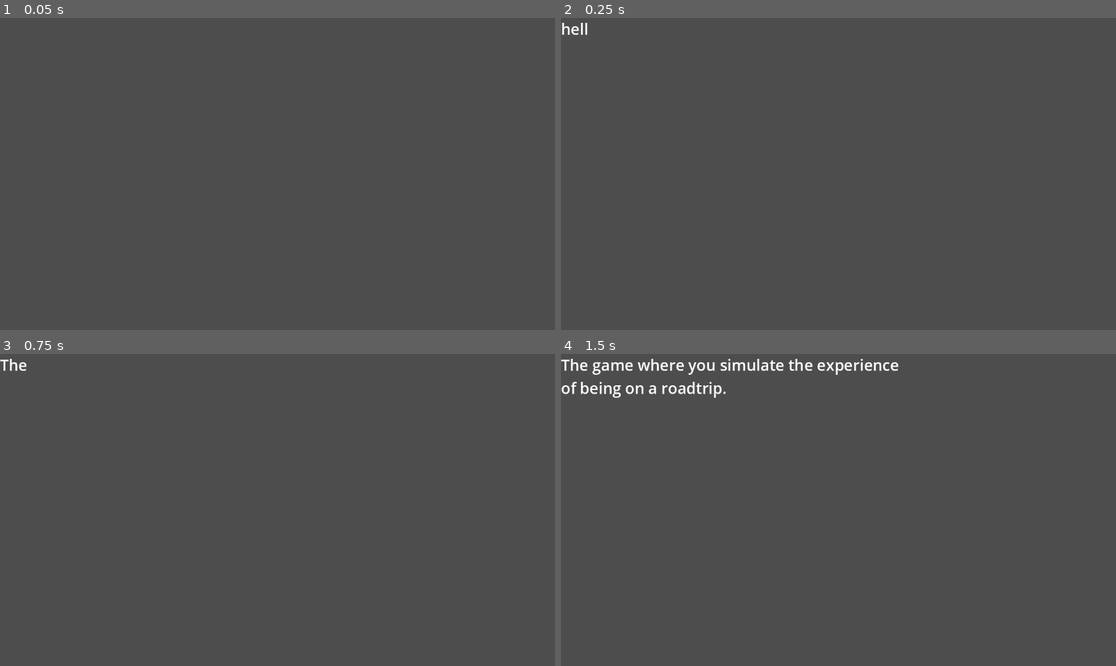
Above: before the commit, frames 1-4 (two rows, left to right).
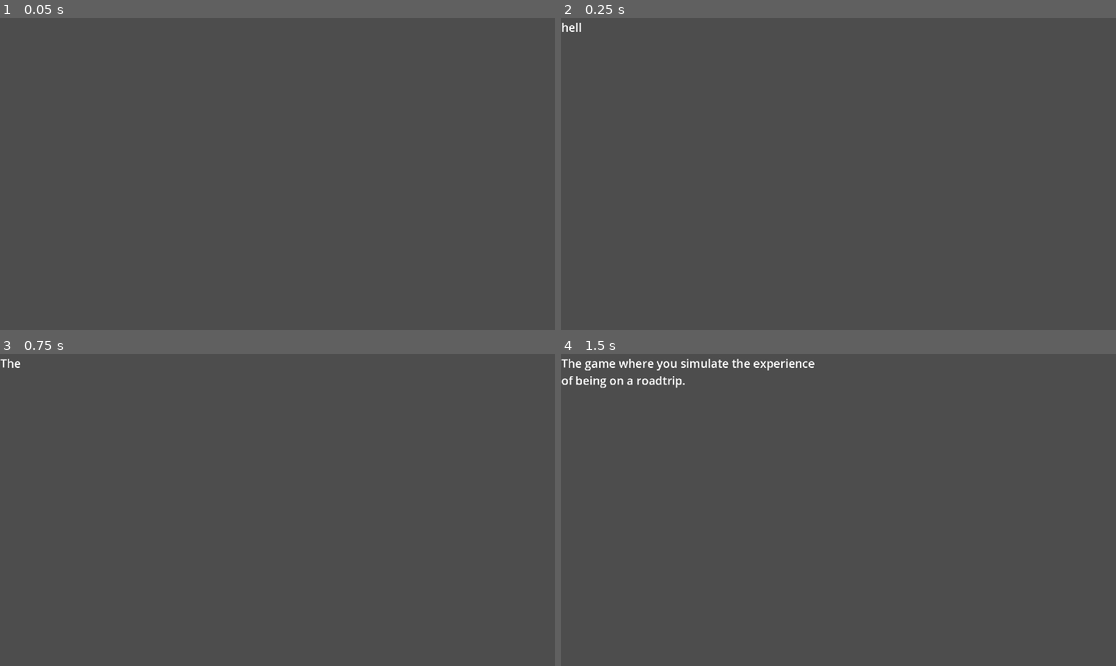
Above: after the commit, the same moments.

Repository: NoelKTheBest/inter-state
Game: Godot game, scene res://main_game.tscn
The game is run twice, just before and just after one commit, with the same random seed, the same clock (stepped at 60 frames per second) and the same inputs. The engine's default icon, where the game draws it, is replaced by a stand-in: a white triangle on a blue panel in a dark square.
Inputs:
- Up to frame 1 (0.05 s): no input
- Up to frame 2 (0.25 s): no input
- Up to frame 3 (0.75 s): tap Enter (select) at 0.5, 0.6 s; hold Right (ui_right) from 0.53 s (still down)
- Up to frame 4 (1.5 s): release Right (ui_right) at 1.28 s; hold Down (ui_down) from 1.28 s (still down); tap Enter (select) at 1.35 s

Frame 1 is identical in both runs. In frame 2, 0.1% of the frame differs, in the area x 0-5%, y 1-6%; in frame 3, less than 0.1%; in frame 4, 1.9%, in the area x 0-61%, y 1-15%.

Commit message:
Asset and Typewriter Effect Setup
Add in my assets setup typewriter effect for transition scene

Diff:
--- a/interstate/main_game.tscn
+++ b/interstate/main_game.tscn
@@ -1,8 +1,7 @@
-[gd_scene load_steps=7 format=3 uid="uid://c72633rkn032q"]
+[gd_scene load_steps=6 format=3 uid="uid://c72633rkn032q"]
 
 [ext_resource type="Script" path="res://scripts/game.gd" id="1_3wqfo"]
-[ext_resource type="Texture2D" uid="uid://bbx4dceod1uik" path="res://icon.svg" id="2_ks3o1"]
-[ext_resource type="Script" path="res://scripts/actionmenu.gd" id="3_pq0sj"]
+[ext_resource type="Script" path="res://scripts/destination.gd" id="3_pq0sj"]
 
 [sub_resource type="Animation" id="Animation_mqd7i"]
 length = 0.001
@@ -17,6 +16,18 @@
 "transitions": PackedFloat32Array(1),
 "update": 0,
 "values": [0.0]
+}
+tracks/1/type = "value"
+tracks/1/imported = false
+tracks/1/enabled = true
+tracks/1/path = NodePath("DestinationList:visible_ratio")
+tracks/1/interp = 1
+tracks/1/loop_wrap = true
+tracks/1/keys = {
+"times": PackedFloat32Array(0),
+"transitions": PackedFloat32Array(1),
+"update": 0,
+"values": [1.0]
 }
 
 [sub_resource type="Animation" id="Animation_yw4ou"]
@@ -59,31 +70,7 @@
 one_shot = true
 autostart = true
 
-[node name="DestinationList" type="ItemList" parent="TextScreen"]
-visible = false
-offset_left = 67.0
-offset_top = 89.0
-offset_right = 352.0
-offset_bottom = 165.0
-item_count = 1
-icon_scale = 0.5
-item_0/text = "Cooltopia"
-item_0/icon = ExtResource("2_ks3o1")
-
-[node name="ItemList" type="ItemList" parent="TextScreen"]
-visible = false
-offset_left = 53.0
-offset_top = 86.0
-offset_right = 298.0
-offset_bottom = 205.0
-item_count = 2
-icon_scale = 0.4
-item_0/text = "Sheen"
-item_0/icon = ExtResource("2_ks3o1")
-item_1/text = "Henray"
-item_1/icon = ExtResource("2_ks3o1")
-
-[node name="CharacterActionMenu" type="Label" parent="TextScreen" node_paths=PackedStringArray("actionlist")]
+[node name="DestinationList" type="Label" parent="TextScreen" node_paths=PackedStringArray("actionlist")]
 visible = false
 offset_left = 1.0
 offset_top = 1.0
@@ -110,20 +97,6 @@
 script = ExtResource("3_pq0sj")
 actionlist = NodePath("../ActionList")
 
-[node name="Label1" type="Label" parent="TextScreen/CharacterActionMenu"]
-layout_mode = 0
-offset_left = 148.0
-offset_top = 523.0
-offset_right = 188.0
-offset_bottom = 546.0
-
-[node name="Label2" type="Label" parent="TextScreen/CharacterActionMenu"]
-layout_mode = 0
-offset_left = 148.0
-offset_top = 560.0
-offset_right = 188.0
-offset_bottom = 583.0
-
 [node name="AnimationPlayer" type="AnimationPlayer" parent="TextScreen"]
 libraries = {
 "": SubResource("AnimationLibrary_gjytf")
@@ -141,8 +114,18 @@
 item_1/text = "Sleep     "
 item_2/text = "Explore"
 
+[node name="TimeLeftLabel" type="Label" parent="TextScreen"]
+offset_left = 1037.0
+offset_top = 543.0
+offset_right = 1125.0
+offset_bottom = 588.0
+theme_override_font_sizes/font_size = 50
+
+[node name="Camera2D" type="Camera2D" parent="."]
+position = Vector2(767, 429)
+zoom = Vector2(0.75, 0.75)
+
 [connection signal="timeout" from="TextScreen/Timer" to="." method="_on_timer_timeout"]
-[connection signal="item_activated" from="TextScreen/DestinationList" to="." method="_on_destination_list_item_activated"]
-[connection signal="selection_made" from="TextScreen/CharacterActionMenu" to="." method="_on_character_action_menu_selection_made"]
-[connection signal="visibility_changed" from="TextScreen/CharacterActionMenu" to="TextScreen/CharacterActionMenu" method="_on_visibility_changed"]
-[connection signal="item_activated" from="TextScreen/ActionList" to="TextScreen/CharacterActionMenu" method="_on_item_list_2_item_activated"]
+[connection signal="transition" from="TextScreen/DestinationList" to="." method="_on_destination_list_transition"]
+[connection signal="visibility_changed" from="TextScreen/DestinationList" to="TextScreen/DestinationList" method="_on_visibility_changed"]
+[connection signal="item_activated" from="TextScreen/ActionList" to="TextScreen/DestinationList" method="_on_item_list_2_item_activated"]
--- a/interstate/scripts/actionmenu.gd
+++ /dev/null
@@ -1,120 +0,0 @@
-extends Label
-
-@export var actionlist: Node
-
-signal selection_made(option)
-
-var tm
-var ts
-var tmot
-var char1
-var char2
-var gas
-
-var format = []
-var file
-
-var first_selection
-var second_selection
-var current_selection
-var selection_count: int = 0
-var fi: int = 0
-var char1_selection
-var char2_selection
-
-# Called when the node enters the scene tree for the first time.
-func _ready() -> void:
-	file = FileAccess.open("res://Dialog/DialogMenus/characteractionmenu.txt", FileAccess.READ)
-	text = file.get_as_text()
-	fi = 0
-
-
-# Called every frame. 'delta' is the elapsed time since the previous frame.
-func _process(delta: float) -> void:
-	if Input.is_action_just_pressed("ui_up"):
-		# decrement index
-		fi -= 1
-	elif Input.is_action_just_pressed("ui_down"):
-		# increment index
-		fi += 1
-
-	fi = clamp(fi, 0, 1)
-
-	if visible:
-		if fi == 0:
-			format[first_selection] = '<'
-			format[second_selection] = ' '
-			current_selection = "char1"
-		elif fi == 1:
-			format[first_selection] = ' '
-			format[second_selection] = '<'
-			current_selection = "char2"
-
-		text = file.get_as_text() % format
-
-		if Input.is_action_just_pressed("select"):
-			actionlist.visible = true
-
-		if Input.is_action_just_pressed("ui_cancel"):
-			actionlist.visible = false
-			if current_selection == "char1" and char1_selection != null:
-				char1_selection == null
-				$Label1.text = ""
-				selection_count -= 1
-			elif current_selection == "char2" and char2_selection != null:
-				char2_selection == null
-				$Label2.text = ""
-				selection_count -= 1
-
-		#if char1_selection == "Drive" or char2_selection == "Drive":
-		#	print(actionlist.set_item_text(0, "Rest"))
-
-
-func _on_visibility_changed() -> void:
-	text = file.get_as_text() % format
-	first_selection = format.find(' ')
-	second_selection = format.find(' ', first_selection + 1)
-
-
-func _on_item_list_2_item_activated(index: int) -> void:
-	print(index)
-	match index:
-		0:
-			if current_selection == "char1" and char1_selection == null:
-				char1_selection = "Drive" if char1_selection != "Drive" else "Ride"
-				$Label1.text = char1_selection
-				selection_count += 1
-			elif current_selection == "char2"  and char2_selection == null:
-				char2_selection = "Drive" if char1_selection != "Drive" else "Ride"
-				$Label2.text = char2_selection
-				selection_count += 1
-
-			actionlist.visible = false
-
-			if selection_count == 2: selection_made.emit("Drive")
-		1:
-			if current_selection == "char1":
-				char1_selection = "Sleep"
-				$Label1.text = char1_selection
-				selection_count += 1
-			elif current_selection == "char2":
-				char2_selection = "Sleep"
-				$Label2.text = char2_selection
-				selection_count += 1
-
-			actionlist.visible = false
-
-			if selection_count == 2: selection_made.emit("Sleep")
-		2:
-			if current_selection == "char1":
-				char1_selection = "Explore"
-				$Label1.text = char1_selection
-				selection_count += 1
-			elif current_selection == "char2":
-				char2_selection = "Explore"
-				$Label2.text = char2_selection
-				selection_count += 1
-
-			actionlist.visible = false
-
-			if selection_count == 2: selection_made.emit("Explore")
--- /dev/null
+++ b/interstate/scripts/destination.gd
@@ -0,0 +1,25 @@
+extends Label
+
+@export var actionlist: Node
+
+signal transition()
+
+var tm
+var ts
+var tmot
+var char1
+var char2
+var gas
+
+var format = []
+var file
+
+
+# Called when the node enters the scene tree for the first time.
+func _ready() -> void:
+	file = FileAccess.open("res://Dialog/DialogMenus/characteractionmenu.txt", FileAccess.READ)
+	text = file.get_as_text()
+
+func _on_visibility_changed() -> void:
+	var formatted_text = file.get_as_text() % format
+	text = formatted_text
--- a/interstate/scripts/drive.gd
+++ b/interstate/scripts/drive.gd
@@ -17,14 +17,17 @@
 
 # Called every frame. 'delta' is the elapsed time since the previous frame.
 func _process(delta: float) -> void:
-	if Input.is_action_pressed("ui_right"):
-		move_local_x(1*spd)
-		currspd = spd
-	elif Input.is_action_pressed("ui_left"):
-		move_local_x(-1*spd)
-		currspd = spd * -1
-	else:
-		currspd = 0
+	#if Input.is_action_pressed("ui_right"):
+	#	move_local_x(1*spd)
+	#	currspd = spd
+	#elif Input.is_action_pressed("ui_left"):
+	#	move_local_x(-1*spd)
+	#	currspd = spd * -1
+	#else:
+	#	currspd = 0
+
+	move_local_x(spd)
+	currspd = spd
 
 	angspd = currspd / wheelrad
 	angrot = angspd * delta
--- a/interstate/scripts/game.gd
+++ b/interstate/scripts/game.gd
@@ -19,16 +19,19 @@
 
 var screen: Node
 var timer: Node
-var action_menu: Node
+var destination_list: Node
 
 var character_scene: PackedScene = preload("res://character.tscn")
 var char1
 var char2
 
 var dialog = []
+var format = []
 var di: int = 0
 
 var skip: bool = false
+var long_timer_active: bool = false
+var timeleft: int
 
 # Called when the node enters the scene tree for the first time.
 func _ready() -> void:
@@ -36,12 +39,14 @@
 	$TextScreen/AnimationPlayer.play("TypewriterEffect")
 	screen = $TextScreen/Label
 	timer = $TextScreen/Timer
-	action_menu = $TextScreen/CharacterActionMenu
+	destination_list = $TextScreen/DestinationList
 
 	# Load Dialog
 	var file = FileAccess.open("res://Dialog/Game_Start.txt", FileAccess.READ)
 	while file.eof_reached() != true:
 		dialog.append(file.get_line())
+	file = FileAccess.open("res://Dialog/DialogMenus/characteractionmenu.txt", FileAccess.READ)
+	dialog[6] = file.get_as_text()
 
 	# Scene Setup
 	screen.text = dialog[di]
@@ -56,16 +61,20 @@
 	total_motivation = char1.motivation + char2.motivation
 	gasoline = 10
 
-	setup_action_menu()
-	# print(action_menu.format)
+	setup_destination_list()
 
 	dialog[3] = dialog[3] % [total_money, total_sleep, total_motivation]
 	dialog[4] = dialog[4] % [5]
-	dialog[dialog.size() - 1] = "...."
+	dialog[6] = dialog[6] % format
+	#dialog[dialog.size() - 1] = "...."
 
 
 func _process(delta: float) -> void:
 	if di <= dialog.size() - 1:
+		if long_timer_active:
+			timeleft = roundi(timer.time_left)
+			$TextScreen/TimeLeftLabel.text = str(timeleft)
+
 		if Input.is_action_just_pressed("ui_accept") and not skip:
 			#print("skip?")
 			$TextScreen/AnimationPlayer.seek(1.75)
@@ -77,9 +86,13 @@
 			if di <= dialog.size() - 1: di += 1
 			$TextScreen/AnimationPlayer.play("TypewriterEffect")
 			if di < dialog.size(): screen.text = dialog[di]
-			timer.start()
+			print(di)
+			if di < 6: timer.start()
+			else:
+				timer.start(15)
+				long_timer_active = true
 	else:
-		action_menu.visible = true
+		_on_destination_list_transition()
 		screen.text = ""
 
 
@@ -95,42 +108,37 @@
 	if di <= dialog.size() - 1:
 		$TextScreen/AnimationPlayer.play("TypewriterEffect")
 		screen.text = dialog[di]
-		timer.start()
+		if di < 6: timer.start()
+		else:
+			timer.start(15)
+			long_timer_active = true
 
 
-func _on_destination_list_item_activated(index: int) -> void:
-	$TextScreen/DestinationList.visible = false
+func setup_destination_list():
+	#destination_list.tm = total_money
+	#destination_list.ts = total_sleep
+	#destination_list.tmot = total_motivation
+	#destination_list.char1 = char1
+	#destination_list.char2 = char2
+	#destination_list.gas = gasoline
+	format.append(char1.character_name)
+	format.append(char2.character_name)
+	format.append(char1.character_name)
+	format.append(char1.money)
+	format.append(char1.sleep)
+	format.append(char1.motivation)
+	format.append(char2.character_name)
+	format.append(char2.money)
+	format.append(char2.sleep)
+	format.append(char2.motivation)
+	format.append(gasoline)
+	format.append(gas_needed[0])
+	format.append(gas_needed[0] + gas_needed[1])
+	format.append(gas_needed[0] + gas_needed[1] + gas_needed[2])
+	format.append(gas_needed[0] + gas_needed[1] + gas_needed[2] + gas_needed[3])
 
 
-func setup_action_menu():
-	action_menu.tm = total_money
-	action_menu.ts = total_sleep
-	action_menu.tmot = total_motivation
-	action_menu.char1 = char1
-	action_menu.char2 = char2
-	action_menu.gas = gasoline
-	action_menu.format.append(char1.character_name)
-	action_menu.format.append(char2.character_name)
-	action_menu.format.append(char1.character_name)
-	action_menu.format.append(char1.money)
-	action_menu.format.append(char1.sleep)
-	action_menu.format.append(char1.motivation)
-	action_menu.format.append(char2.character_name)
-	action_menu.format.append(char2.money)
-	action_menu.format.append(char2.sleep)
-	action_menu.format.append(char2.motivation)
-	action_menu.format.append(gasoline)
-	action_menu.format.append(gas_needed[0])
-	action_menu.format.append(gas_needed[0] + gas_needed[1])
-	action_menu.format.append(gas_needed[0] + gas_needed[1] + gas_needed[2])
-	action_menu.format.append(gas_needed[0] + gas_needed[1] + gas_needed[2] + gas_needed[3])
-	action_menu.format.append(char1.character_name)
-	action_menu.format.append(' ')
-	action_menu.format.append(char2.character_name)
-	action_menu.format.append(' ')
-
-
-func _on_character_action_menu_selection_made(option: Variant) -> void:
+func _on_destination_list_transition() -> void:
 	# Remove the current level
 	var root = get_tree().root
 	var level = root.get_node("Node")
--- a/interstate/transition1.tscn
+++ b/interstate/transition1.tscn
@@ -9,6 +9,23 @@
 [ext_resource type="Texture2D" uid="uid://diydlw5xd14w" path="res://pixel car assets pack/car3/camry_red.png" id="7_gaibs"]
 [ext_resource type="Script" path="res://scripts/drive.gd" id="8_kck43"]
 [ext_resource type="Texture2D" uid="uid://cjfdgjnss2mg2" path="res://pixel car assets pack/wheels/wheel1.png" id="9_nutd5"]
+[ext_resource type="Script" path="res://transitiontext.gd" id="10_lxma6"]
+
+[sub_resource type="StyleBoxFlat" id="StyleBoxFlat_q3nkn"]
+content_margin_left = 50.0
+content_margin_right = 50.0
+bg_color = Color(0, 0, 0, 1)
+border_width_left = 10
+border_width_top = 10
+border_width_right = 10
+border_width_bottom = 10
+corner_radius_top_left = 25
+corner_radius_top_right = 25
+corner_radius_bottom_right = 25
+corner_radius_bottom_left = 25
+
+[sub_resource type="Theme" id="Theme_asc7q"]
+Label/styles/normal = SubResource("StyleBoxFlat_q3nkn")
 
 [node name="Node2D" type="Node2D"]
 
@@ -90,3 +107,20 @@
 scale = Vector2(1.343, 1.343)
 texture = ExtResource("9_nutd5")
 offset = Vector2(8.915, 4.935)
+
+[node name="GameText" type="Label" parent="CamryRed"]
+offset_left = -323.0
+offset_top = -1284.0
+offset_right = 3113.0
+offset_bottom = -1029.0
+theme = SubResource("Theme_asc7q")
+theme_override_font_sizes/font_size = 104
+text = "I will display dialog from this label up here. I will probably do the s"
+script = ExtResource("10_lxma6")
+
+[node name="Timer" type="Timer" parent="CamryRed/GameText"]
+wait_time = 2.0
+one_shot = true
+autostart = true
+
+[connection signal="timeout" from="CamryRed/GameText/Timer" to="CamryRed/GameText" method="_on_timer_timeout"]
--- /dev/null
+++ b/interstate/transitiontext.gd
@@ -0,0 +1,32 @@
+extends Label
+
+var dialog = []
+var i: int = 0
+var m: int = 0
+@export var modvar = 2
+var x: int = 0
+var mstring
+
+# Called when the node enters the scene tree for the first time.
+func _ready() -> void:
+	dialog.append("d_Hey Sheen, we need to make a stop for gas.")
+	dialog.append("s_Yeah that sounds like a good idea.")
+	dialog.append("s_Besides, we could use some more money.")
+	dialog.append("d_Let's do it, I need to take a piss anyways.")
+
+
+
+# Called every frame. 'delta' is the elapsed time since the previous frame.
+func _process(delta: float) -> void:
+	if i <= dialog.size() - 1: mstring = dialog[i].substr(0, x)
+	else: mstring = ""
+	m += 1
+	if m % modvar == 0: x += 1
+
+	text = mstring
+
+
+func _on_timer_timeout() -> void:
+	i += 1
+	x = 0
+	if i <= dialog.size() - 1: $Timer.start(2)
Not shown, changed: interstate/Dialog/DialogMenus/characteractionmenu.txt
Binary file added: interstate/myassets/Dwayne-Sheet.png
Not shown, added: interstate/myassets/Dwayne-Sheet.png.import
Binary file added: interstate/myassets/Sheen-Sheet.png
Not shown, added: interstate/myassets/Sheen-Sheet.png.import
Binary file added: interstate/myassets/gas station.png
Not shown, added: interstate/myassets/gas station.png.import
Not shown: 1 places in interstate/transition1.tscn that only renumber resources
